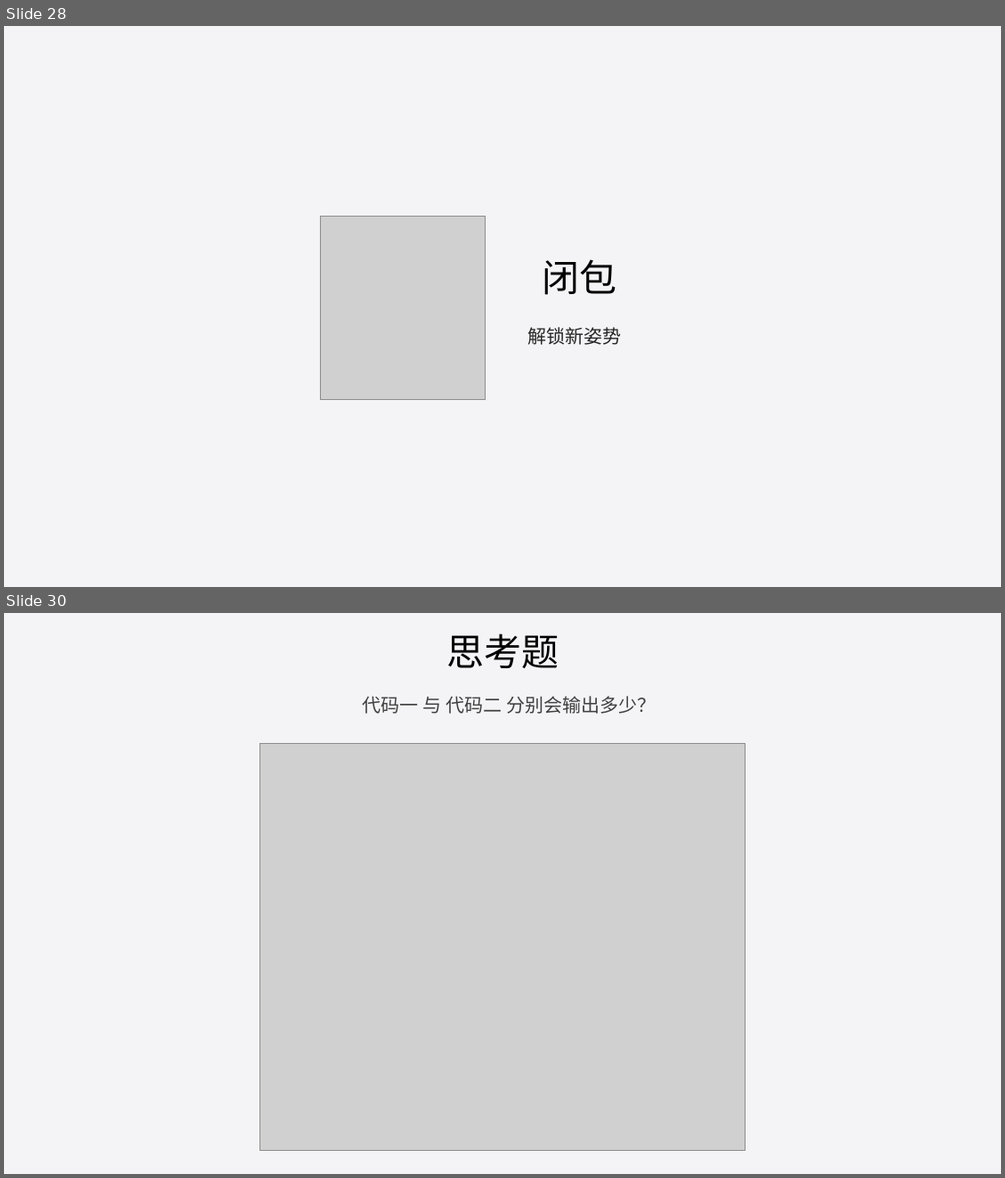
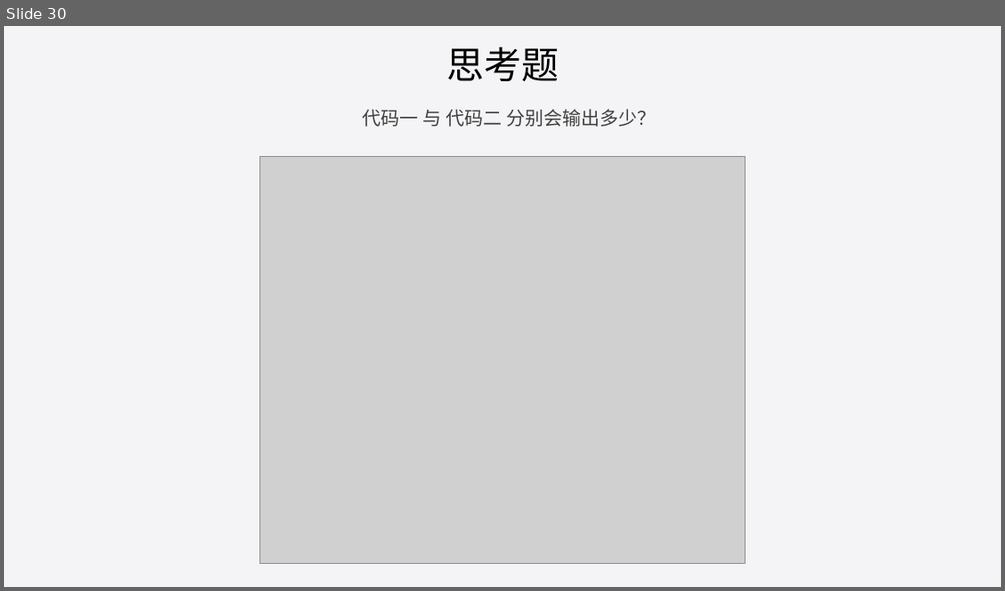
Before and after one commit to liuweiGL/share, a slide deck: ppt/JavaScript基础一.pptx. Shown one above the other, each under a label of ours: slides 28 and 30 before the commit, slide 30 after it; the slides between them are not shown. The pictures are 1005x1178 and 1005x591 pixels, drawn with LibreOffice and Linux fonts; fonts in the diff are those of the drawing; grey boxes stand for pictures. Boxes give left, top, right and bottom in pixels: in the first picture for what was removed or moved away, otherwise in the second. Text is boxed around its words. In the diff, an @@ line names an element or a change of style, - is before the commit and + after.

```diff
--- a/ppt/JavaScript基础一.pptx
+++ b/ppt/JavaScript基础一.pptx
@@ slide 28 removed at bbox=[4, 26, 1001, 587], background #F4F4F6 @@
@@ picture removed at bbox=[320, 216, 485, 399] @@
@@ title removed at bbox=[542, 259, 617, 295] @@
-闭包
@@ text removed at bbox=[527, 327, 621, 345] @@
-解锁新姿势
```
Also in this commit, not shown: 3 slides changed, 4 slides added, 1 other file.
